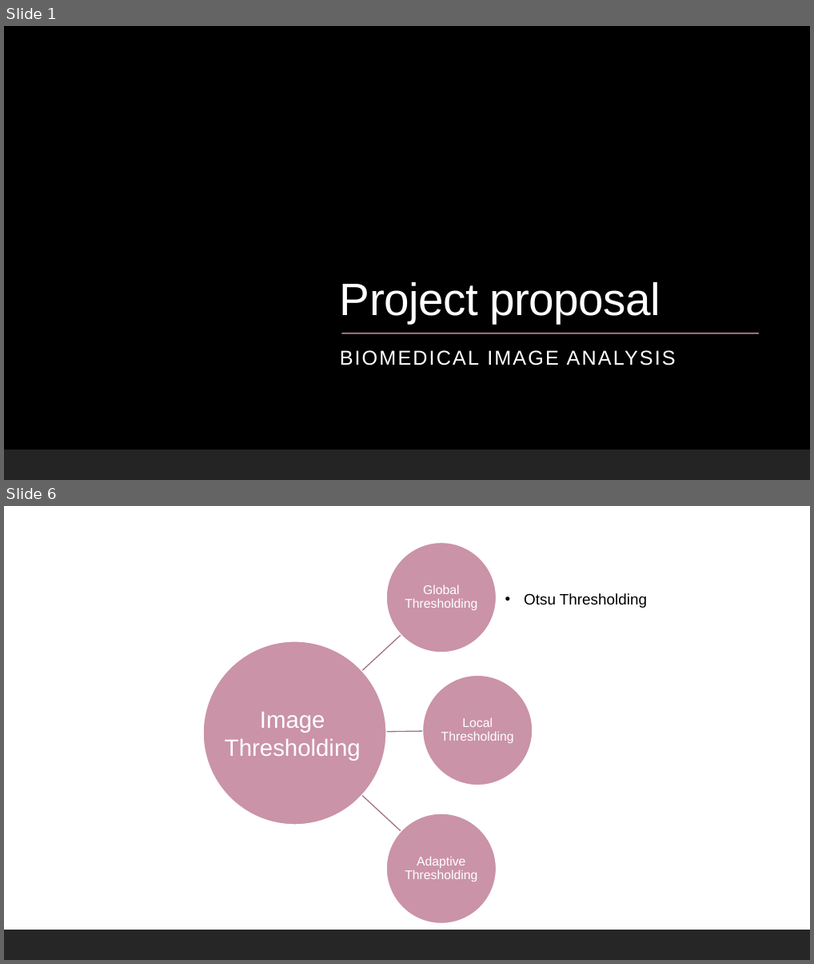
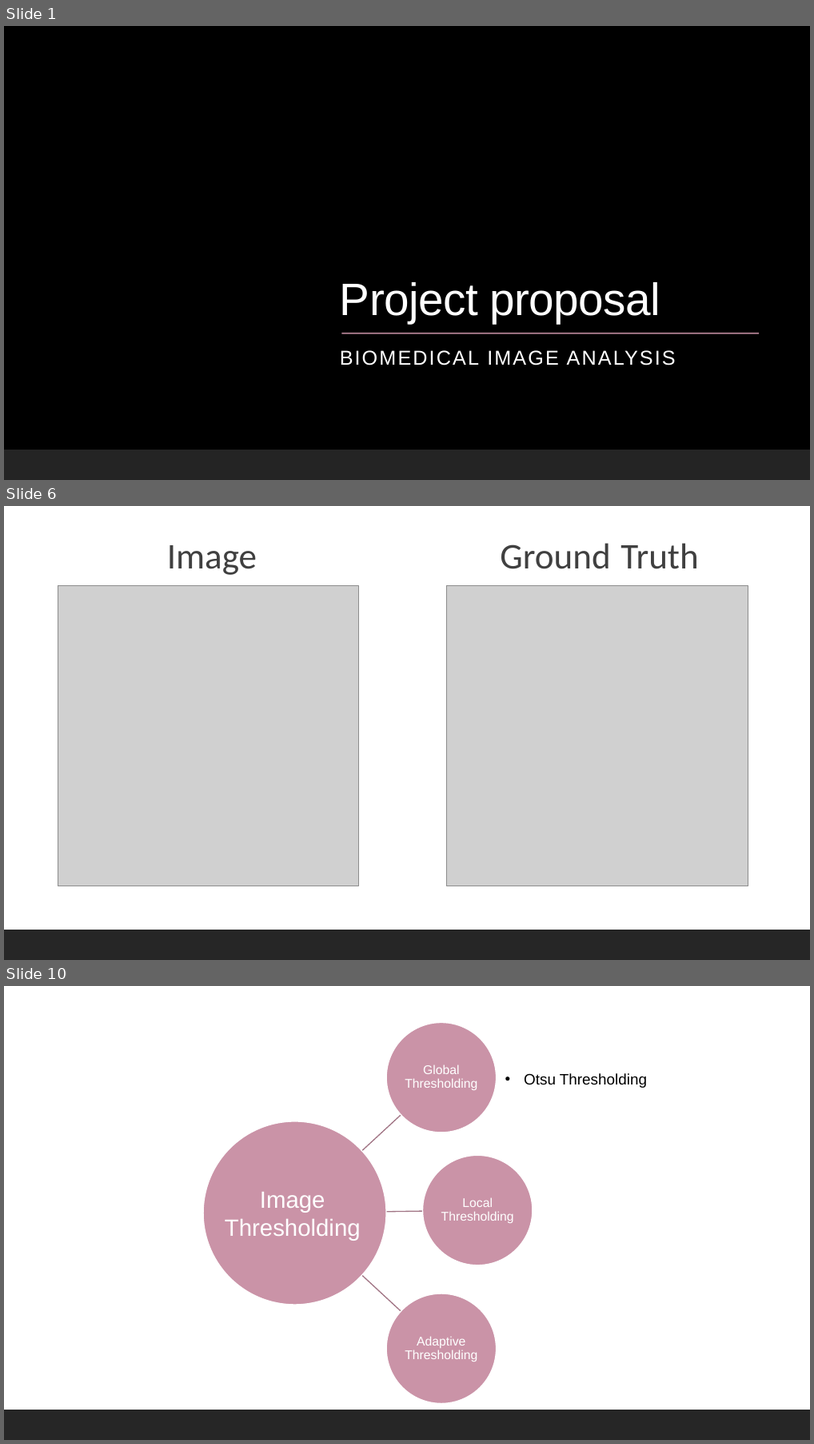
Before and after one commit to datascience-mobi-2022/2022-topic-01-team-04, a slide deck: presentation/layout(2).pptx. Shown one above the other, each under a label of ours: slides 1 and 6 before the commit, slides 1, 6 and 10 after it; the slides between them are not shown. The pictures are 814x964 and 814x1444 pixels, drawn with LibreOffice and Linux fonts; fonts in the diff are those of the drawing; grey boxes stand for pictures; background and template pictures are left out. Boxes give left, top, right and bottom in pixels: in the first picture for what was removed or moved away, otherwise in the second. Text is boxed around its words. In the diff, an @@ line names an element or a change of style, - is before the commit and + after.

```diff
--- a/presentation/layout(2).pptx
+++ b/presentation/layout(2).pptx
@@ slide 6 added at (4,506,810,960), background #FFFFFF; not listed: 1 template element that a slide beside it also shows @@
@@ text added at (167,545,257,575), 43 pt, text #404040 @@
+Image
@@ text added at (500,543,698,569), 43 pt, text #404040 @@
+Ground Truth
@@ picture added at (58,586,359,886) @@
@@ picture added at (447,586,749,886) @@
@@ what was slide 6 is now slide 10 @@
```
Also in this commit, not shown: 3 slides changed, 4 other slides added, 1 slide removed.
